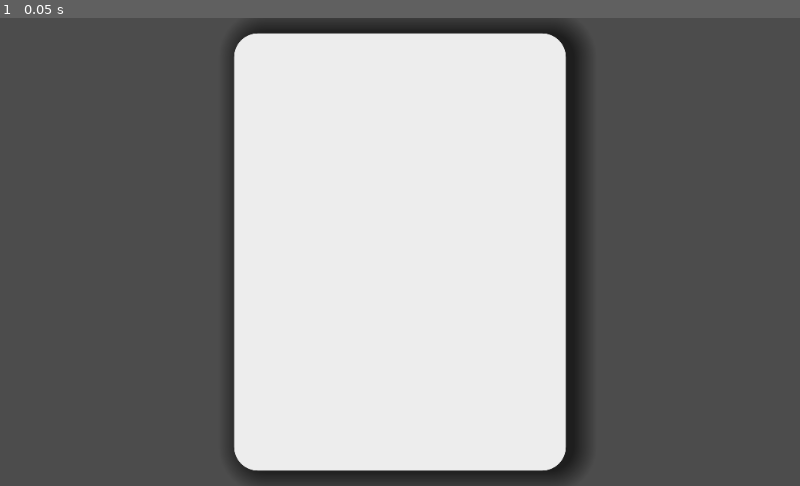
Above: before the commit, frame 1.
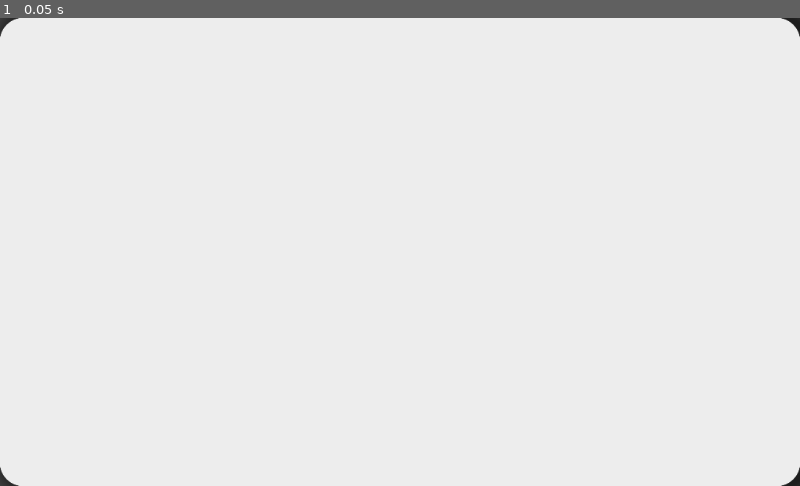
Above: after the commit, the same moment.

Repository: Neczesk/bug-free-guacamole
Game: Godot game, scene res://TextInputWindow.tscn
Two runs of this game, one before a commit and one after it. Both use one fixed random seed, a clock stepped at 60 frames per second and the inputs below.
Inputs:
- Up to frame 1 (0.05 s): no input

The runs differ from the first frame. In frame 1, 62% of the frame differs, in the area x 0-100%, y 0-100%.

Commit message:
setting up video feed

Diff:
--- /dev/null
+++ b/MainWindow.tscn
@@ -0,0 +1,37 @@
+[gd_scene load_steps=2 format=2]
+
+[ext_resource path="res://TextInputWindow.tscn" type="PackedScene" id=1]
+
+[node name="Node2D" type="ColorRect"]
+anchor_right = 1.0
+anchor_bottom = 1.0
+color = Color( 1, 0.892667, 0.77, 1 )
+__meta__ = {
+"_edit_use_anchors_": false
+}
+
+[node name="HBoxContainer" type="HBoxContainer" parent="."]
+anchor_right = 1.0
+anchor_bottom = 1.0
+__meta__ = {
+"_edit_use_anchors_": false
+}
+
+[node name="CenterContainer" type="CenterContainer" parent="HBoxContainer"]
+margin_right = 338.0
+margin_bottom = 600.0
+size_flags_horizontal = 3
+
+[node name="TextInputWindow" parent="HBoxContainer" instance=ExtResource( 1 )]
+anchor_right = 0.0
+anchor_bottom = 0.0
+margin_left = 342.0
+margin_right = 680.0
+margin_bottom = 600.0
+size_flags_horizontal = 3
+
+[node name="VBoxContainer" type="VBoxContainer" parent="HBoxContainer"]
+margin_left = 684.0
+margin_right = 1024.0
+margin_bottom = 600.0
+size_flags_horizontal = 3
--- /dev/null
+++ b/TextInputTheme.tres
@@ -0,0 +1,3 @@
+[gd_resource type="Theme" format=2]
+
+[resource]
--- a/TextInputWindow.tscn
+++ b/TextInputWindow.tscn
@@ -9,14 +9,9 @@
 shadow_size = 30
 shadow_offset = Vector2( 10, 0 )
 
-[sub_resource type="DynamicFont" id=4]
+[sub_resource type="StyleBoxEmpty" id=4]
 
-[sub_resource type="Theme" id=5]
-default_font = SubResource( 4 )
-
-[sub_resource type="StyleBoxEmpty" id=3]
-
-[sub_resource type="StyleBoxEmpty" id=2]
+[sub_resource type="StyleBoxEmpty" id=5]
 
 [node name="TextInputWindow" type="TextureRect"]
 anchor_right = 1.0
@@ -28,19 +23,13 @@
 [node name="Margins" type="MarginContainer" parent="."]
 anchor_right = 1.0
 anchor_bottom = 1.0
-custom_constants/margin_right = 300
-custom_constants/margin_top = 20
-custom_constants/margin_left = 300
-custom_constants/margin_bottom = 20
 __meta__ = {
 "_edit_use_anchors_": false
 }
 
 [node name="Panel" type="Panel" parent="Margins"]
-margin_left = 300.0
-margin_top = 20.0
-margin_right = 724.0
-margin_bottom = 580.0
+margin_right = 1024.0
+margin_bottom = 600.0
 custom_styles/panel = SubResource( 1 )
 
 [node name="MarginContainer" type="MarginContainer" parent="Margins/Panel"]
@@ -57,11 +46,11 @@
 [node name="TextEdit" type="TextEdit" parent="Margins/Panel/MarginContainer"]
 margin_left = 30.0
 margin_top = 30.0
-margin_right = 394.0
-margin_bottom = 530.0
-theme = SubResource( 5 )
-custom_styles/focus = SubResource( 3 )
-custom_styles/normal = SubResource( 2 )
+margin_right = 994.0
+margin_bottom = 570.0
+custom_styles/focus = SubResource( 4 )
+custom_styles/normal = SubResource( 5 )
+custom_colors/font_color = Color( 0.21, 0.21, 0.21, 1 )
 smooth_scrolling = true
 wrap_enabled = true
 __meta__ = {
Binary file added: RobotoSlab-Regular.ttf
Not shown: 1 places in TextInputWindow.tscn that only renumber resources
Not shown, added: y2mate.com - Sakura (petals falling)_oDD8v2fRUfY_1080p.mp4
